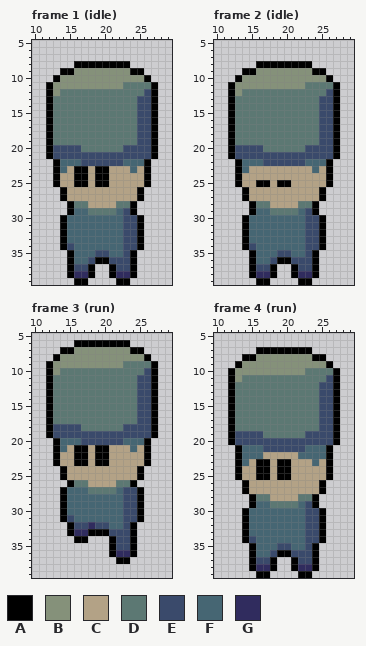
Two versions of one pixel-art file, assets/sprites/player/soldier/soldier.aseprite. That is the earlier state.
40x40 pixels, 6 frames. Shown: frame 1 (idle): x 10..29, y 5..39; frame 2 (idle): x 10..29, y 5..39; frame 3 (run): x 10..29, y 5..39; frame 4 (run): x 10..29, y 5..39. The commit also changed other frames, which this record leaves out.
Palette (. is transparent): A #000000  B #85917a  C #b3a286  D #5c7873  E #3a4a6b  F #466673  G #302c5e
Pixels before, frame 1 (idle), first column x 12:
 8 ....AAAAAAAA....
 9 ..AABBBBBBBBAA..
10 .ABBBBBBBBBBBBA.
11 ABBBBBBBBBBDDDDA
12 ABDDDDDDDDDDDDEA
13 ADDDDDDDDDDDDEEA
14 ADDDDDDDDDDDDEEA
15 ADDDDDDDDDDDDEEA
16 ADDDDDDDDDDDDEEA
17 ADDDDDDDDDDDDEEA
18 ADDDDDDDDDDDDEEA
19 ADDDDDDDDDDDDEEA
20 AEEEEDDDDDDEEEEA
21 AEEEEEEEEEEEEEEA
22 .AFFFEEEEEEFFFA.
23 .AFCAACAACCCFCA.
24 .ACCAACAACCCCCA.
25 .ACCAACAACCCCCA.
26 ..ACCCCCCCCCCA..
27 ..ACCCCCCCCCCA..
28 ...ADDCCCCDDA...
29 ...AFFDDDDFEA...
30 ..AFFFFFFFFEEA..
31 ..AFFFFFFFFEEA..
32 ..AFFFFFFFFEEA..
33 ..AFFFFFFFFEEA..
34 ..AEFFFFFFFEEA..
35 ...AFFFEEFFEA...
36 ...AFFEAAEEEA...
37 ...AEEA..AEEA...
38 ...AGGA..AGGA...
39 ....AA....AA....
Pixels before, frame 2 (idle), first column x 12:
 8 ....AAAAAAAA....
 9 ..AABBBBBBBBAA..
10 .ABBBBBBBBBBBBA.
11 ABBBBBBBBBBDDDDA
12 ABDDDDDDDDDDDDEA
13 ADDDDDDDDDDDDEEA
14 ADDDDDDDDDDDDEEA
15 ADDDDDDDDDDDDEEA
16 ADDDDDDDDDDDDEEA
17 ADDDDDDDDDDDDEEA
18 ADDDDDDDDDDDDEEA
19 ADDDDDDDDDDDDEEA
20 AEEEEDDDDDDEEEEA
21 AEEEEEEEEEEEEEEA
22 .AFFFEEEEEEFFFA.
23 .AFCCCCCCCCCFCA.
24 .ACCCCCCCCCCCCA.
25 .ACCAACAACCCCCA.
26 ..ACCCCCCCCCCA..
27 ..ACCCCCCCCCCA..
28 ...ADDCCCCDDA...
29 ...AFFDDDDFEA...
30 ..AFFFFFFFFEEA..
31 ..AFFFFFFFFEEA..
32 ..AFFFFFFFFEEA..
33 ..AFFFFFFFFEEA..
34 ..AEFFFFFFFEEA..
35 ...AFFFEEFFEA...
36 ...AFFEAAEEEA...
37 ...AEEA..AEEA...
38 ...AGGA..AGGA...
39 ....AA....AA....
Pixels before, frame 3 (run), first column x 12:
 6 ....AAAAAAAA....
 7 ..AABBBBBBBBAA..
 8 .ABBBBBBBBBBBBA.
 9 ABBBBBBBBBBDDDDA
10 ABDDDDDDDDDDDDEA
11 ADDDDDDDDDDDDEEA
12 ADDDDDDDDDDDDEEA
13 ADDDDDDDDDDDDEEA
14 ADDDDDDDDDDDDEEA
15 ADDDDDDDDDDDDEEA
16 ADDDDDDDDDDDDEEA
17 ADDDDDDDDDDDDEEA
18 AEEEEDDDDDDEEEEA
19 AEEEEEEEEEEEEEEA
20 .AFFFEEEEEEFFFA.
21 .AFCAACAACCCFCA.
22 .ACCAACAACCCCCA.
23 .ACCAACAACCCCCA.
24 ..ACCCCCCCCCCA..
25 ..ACCCCCCCCCCA..
26 ...ADDCCCCDDA...
27 ..AFFFDDDDFEEA..
28 ..AFFFFFFFFEEA..
29 ..AFFFFFFFFEEA..
30 ..AFFFFFFFFEEA..
31 ..AEFFFFFFFEEA..
32 ...AEEGEEFFEA...
33 ...AGGAAAEEEA...
34 ....AA...AEEA...
35 .........AEEA...
36 .........AGGA...
37 ..........AA....
Pixels before, frame 4 (run), first column x 12:
 7 ....AAAAAAAA....
 8 ..AABBBBBBBBAA..
 9 .ABBBBBBBBBBBBA.
10 ABBBBBBBBBBDDDDA
11 ABDDDDDDDDDDDDEA
12 ADDDDDDDDDDDDEEA
13 ADDDDDDDDDDDDEEA
14 ADDDDDDDDDDDDEEA
15 ADDDDDDDDDDDDEEA
16 ADDDDDDDDDDDDEEA
17 ADDDDDDDDDDDDEEA
18 ADDDDDDDDDDDDEEA
19 AEEEEDDDDDDEEEEA
20 AEEEEEEEEEEEEEEA
21 .AFFFEEEEEEFFFA.
22 .AFFFCCCCCFFFFA.
23 .AFCAACAACCCFCA.
24 .ACCAACAACCCCCA.
25 .ACCAACAACCCCCA.
26 ..ACCCCCCCCCCA..
27 ..ACCCCCCCCCCA..
28 ...ADDCCCCDDA...
29 ...AFFDDDDFEA...
30 ..AFFFFFFFFEEA..
31 ..AFFFFFFFFEEA..
32 ..AFFFFFFFFEEA..
33 ..AFFFFFFFFEEA..
34 ..AEFFFFFFFEEA..
35 ...AFFFEEFFEA...
36 ...AFFEAAEEEA...
37 ...AEEA..AEEA...
38 ...AGGA..AGGA...
39 ....AA....AA....
After the commit:
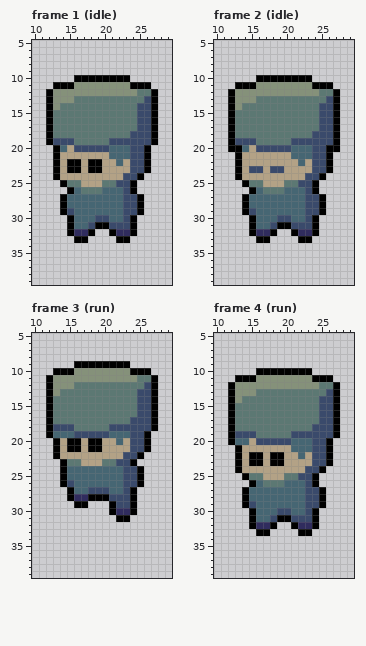
Changes in this commit:
layer "Layer 1" now hidden
layer "Layer 2" added
Changed rows in their new state; - is an unchanged pixel.
Frame 1 (idle):
first column x 12:
 8 ----........----
 9 --............--
10 -...AAAAAAAA...-
11 .AAA-------BAAA.
12 --BBBBBBBBBBB-D-
13 -BBB---------D--
14 -B--------------
first column x 12:
18 ------------E---
19 -EEE-----EEEE---
20 .AFC-EEEEFFF--A.
21 .ACCCCCCCFFF--A.
22 --CAACAACCFCEE--
23 --CA-CA-C---EE--
24 ----CC-CC--EEA.-
25 -.ADDC-CDDEEA..-
26 --.AFDDDFFFEA.--
27 ---FFFFFFFFEE---
28 --AFFFFFFFFEEA--
29 --AE--FFFF--EA--
30 --.A---EE---A.--
31 --.A--EAAEE-A.--
32 --.AGGA..AGGA.--
33 --..AA....AA..--
34 --............--
35 ---..........---
36 ---..........---
37 ---....--....---
38 ---....--....---
39 ----..----..----
Frame 2 (idle):
first column x 12:
 8 ----........----
 9 --............--
10 -...AAAAAAAA...-
11 .AAA-------BAAA.
12 --BBBBBBBBBBB-D-
13 -BBB---------D--
14 -B--------------
first column x 12:
18 ------------E---
19 -EEE-----EEEE---
20 -AFC-EEEEFFF--A-
21 .ACCCCCCCFFF--A.
22 --CCCCCCCCFCEE--
23 --CEE-EE----EE--
24 -----------EEA.-
25 -.ADDC-CDDEEA..-
26 --.AFDDDFFFEA.--
27 ---FFFFFFFFEE---
28 --AFFFFFFFFEEA--
29 --AE--FFFF--EA--
30 --.A---EE---A.--
31 --.A--EAAEE-A.--
32 --.AGGA..AGGA.--
33 --..AA....AA..--
34 --............--
35 ---..........---
36 ---..........---
37 ---....--....---
38 ---....--....---
39 ----..----..----
Frame 3 (run):
first column x 12:
 6 ----........----
 7 --............--
 8 -..............-
 9 ....AAAAAAAA....
10 .AAABBBBBBBBAAA.
11 -BBBBBBBBBBBBDD-
12 -BBB---------D--
13 -B--------------
first column x 13:
17 -----------E---
18 ---D----EE-----
19 FFF-----FFF--A.
20 -CAACAACCFCEE--
21 -CA-CA-C---EE--
22 ---CC-CC--EEA.-
23 .ADDC-CDDEEA..-
24 --FFFFFFFFEE---
25 --FFFFFFFFEE---
26 -AEFFFFFFFEEA--
27 -.A--EEEF--A.--
28 -.AGGAAAEE-A.--
29 -..AA...AE-A.--
30 -.......AGGA.--
31 -........AA..--
32 --..........---
33 --..........---
34 ---..---....---
35 --------....---
36 --------....---
37 ---------..----
Frame 4 (run):
first column x 12:
 7 ----........----
 8 --............--
 9 -..............-
10 ....AAAAAAAA....
11 .AAABBBBBBBBAAA.
12 -BBBBBBBBBBBBDD-
13 -BBB---------D--
14 -B--------------
first column x 13:
18 -----------E---
19 ---D----EE-----
20 FFC-----FFF--A.
21 -CCCCCCCFF-EE--
22 -CAA-AA---CEE--
23 -CA-CA-C---EE--
24 ---CC-CC--EEA.-
25 .ADDC-CDDEEA..-
26 -.AFDDDFFFEA.--
27 --FFFFFFFFEE---
28 -AFFFFFFFFEEA--
29 -AE--FFFF--EA--
30 -.A---EE---A.--
31 -.A--EAAEE-A.--
32 -.AGGA..AGGA.--
33 -..AA....AA..--
34 -............--
35 --..........---
36 --..........---
37 --....--....---
38 --....--....---
39 ---..----..----
